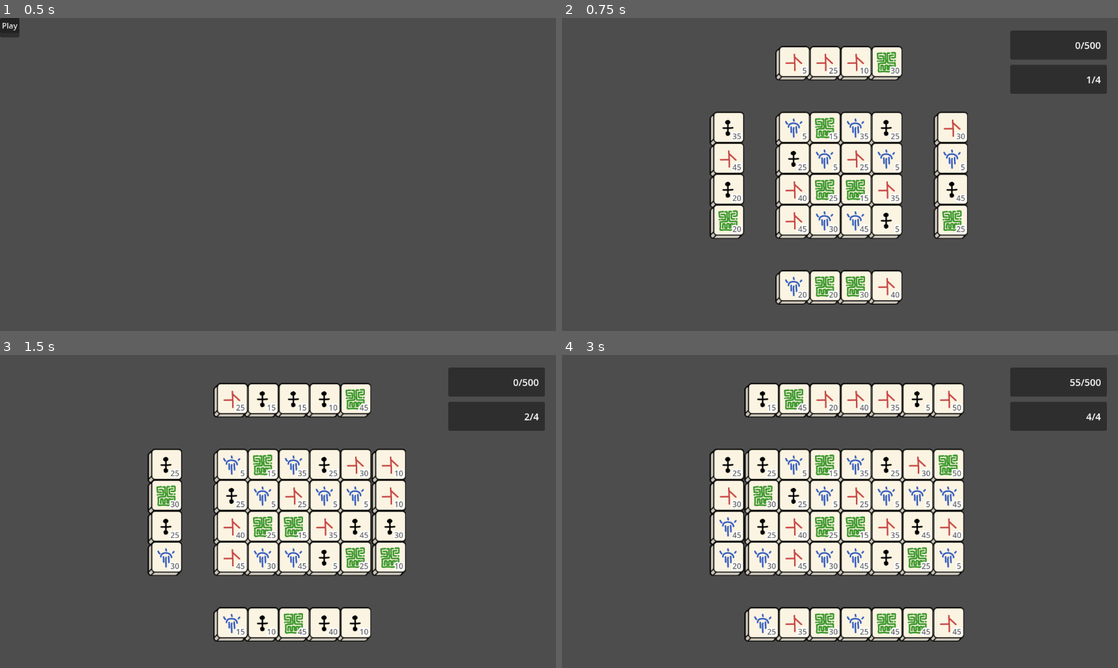
Above: before the commit, frames 1-4 (two rows, left to right).
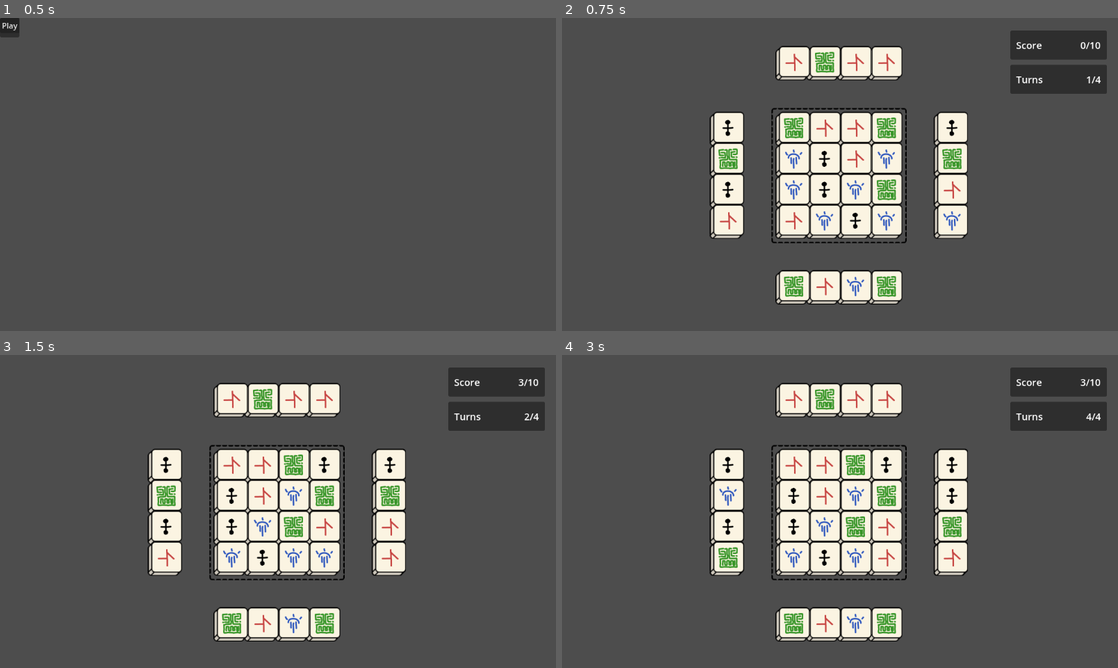
Above: after the commit, the same moments.

Repository: craigmjohnston/ld55
Game: Godot game, scene res://scenes/main.tscn
Same seed, same stepped clock (60 frames per second), same inputs: the game is played once before the commit and once after it.
Inputs:
- Up to frame 1 (0.5 s): no input
- Up to frame 2 (0.75 s): click "Play" at 0.5 s
- Up to frame 3 (1.5 s): tap Enter at 1.25 s; hold Right (right_upnext) from 1.28 s (still down); hold Space (new_tile) from 1.28 s (still down)
- Up to frame 4 (3 s): release Right (right_upnext) at 2.03 s; release Space (new_tile) at 2.03 s; hold Left (left_upnext) 2.03-2.78 s; tap Space (new_tile) at 2.1 s; tap Enter at 2.75 s; hold Right (right_upnext) from 2.78 s (still down); hold Space (new_tile) from 2.78 s (still down)

Frame 1 is identical in both runs. In frame 2, 5.4% of the frame differs, in the area x 28-97%, y 7-90%; in frame 3, 7.9%; in frame 4, 14%, in the area x 28-97%, y 7-92%.

Commit message:
Simplified gameplay

Diff:
--- a/prefabs/tile.tscn
+++ b/prefabs/tile.tscn
@@ -31,6 +31,7 @@
 texture = ExtResource("3_wag5s")
 
 [node name="Label" type="Label" parent="."]
+visible = false
 offset_left = -12.0
 offset_top = 5.0
 offset_right = 28.0
--- a/scenes/game.tscn
+++ b/scenes/game.tscn
@@ -1,7 +1,8 @@
-[gd_scene load_steps=3 format=3 uid="uid://difl85lx3ufmj"]
+[gd_scene load_steps=4 format=3 uid="uid://difl85lx3ufmj"]
 
 [ext_resource type="Script" path="res://scripts/Board.gd" id="1_5ruee"]
 [ext_resource type="PackedScene" uid="uid://d26auvxl1bkiw" path="res://prefabs/tile.tscn" id="2_quhus"]
+[ext_resource type="Texture2D" uid="uid://8bm53lry53kp" path="res://assets/sprites/border.png" id="3_2a31h"]
 
 [node name="GameScene" type="Node"]
 
@@ -9,32 +10,36 @@
 position = Vector2(2.08165e-12, 2.08165e-12)
 script = ExtResource("1_5ruee")
 tile_scn = ExtResource("2_quhus")
-max_dimensions = Vector2i(8, 8)
+max_dimensions = Vector2i(4, 4)
 tile_size = Vector2(64, 64)
 
+[node name="Sprite2D" type="Sprite2D" parent="Board"]
+position = Vector2(94, 98)
+texture = ExtResource("3_2a31h")
+
 [node name="UpNextLeft" type="Node2D" parent="."]
-position = Vector2(-264, 2.08165e-12)
+position = Vector2(-264, -128)
 script = ExtResource("1_5ruee")
 tile_scn = ExtResource("2_quhus")
 max_dimensions = Vector2i(1, 10)
 tile_size = Vector2(128, 128)
 
 [node name="UpNextRight" type="Node2D" parent="."]
-position = Vector2(200, 2.08165e-12)
+position = Vector2(200, -128)
 script = ExtResource("1_5ruee")
 tile_scn = ExtResource("2_quhus")
 max_dimensions = Vector2i(1, 10)
 tile_size = Vector2(128, 128)
 
 [node name="UpNextTop" type="Node2D" parent="."]
-position = Vector2(2.08165e-12, -264)
+position = Vector2(2.08165e-12, -136)
 script = ExtResource("1_5ruee")
 tile_scn = ExtResource("2_quhus")
 max_dimensions = Vector2i(10, 1)
 tile_size = Vector2(128, 128)
 
 [node name="UpNextBottom" type="Node2D" parent="."]
-position = Vector2(2.08165e-12, 200)
+position = Vector2(2.08165e-12, 328)
 script = ExtResource("1_5ruee")
 tile_scn = ExtResource("2_quhus")
 max_dimensions = Vector2i(10, 1)
--- a/scenes/gameplay.tscn
+++ b/scenes/gameplay.tscn
@@ -6,11 +6,11 @@
 
 [sub_resource type="Resource" id="Resource_iqxxp"]
 script = ExtResource("2_kxu0u")
-target_score = 500
+target_score = 10
 
 [sub_resource type="Resource" id="Resource_m0jsd"]
 script = ExtResource("2_kxu0u")
-target_score = 750
+target_score = 15
 
 [sub_resource type="LabelSettings" id="LabelSettings_wvvlj"]
 font_size = 20
@@ -37,6 +37,16 @@
 offset_bottom = -238.0
 grow_horizontal = 0
 
+[node name="Label2" type="Label" parent="Score Panel"]
+layout_mode = 0
+offset_left = 12.0
+offset_top = 5.0
+offset_right = 188.0
+offset_bottom = 55.0
+text = "Score"
+label_settings = SubResource("LabelSettings_wvvlj")
+vertical_alignment = 1
+
 [node name="Label" type="Label" parent="Score Panel"]
 layout_mode = 0
 offset_left = 12.0
@@ -58,6 +68,16 @@
 offset_bottom = -167.0
 grow_horizontal = 0
 
+[node name="Label2" type="Label" parent="Turns Panel"]
+layout_mode = 0
+offset_left = 12.0
+offset_top = 5.0
+offset_right = 188.0
+offset_bottom = 55.0
+text = "Turns"
+label_settings = SubResource("LabelSettings_wvvlj")
+vertical_alignment = 1
+
 [node name="Label" type="Label" parent="Turns Panel"]
 layout_mode = 0
 offset_left = 12.0
--- a/scripts/Board.gd
+++ b/scripts/Board.gd
@@ -7,33 +7,18 @@
 @export var tile_size: Vector2
 
 var tiles: Array
+var tile_nodes: Array
 var dimensions: Vector2i
-
-var left_count: int
-var right_count: int
-var top_count: int
-var bottom_count: int
 
 var enabled: bool = true
 var init: bool = false
 
-enum SIDE { LEFT, RIGHT, TOP, BOTTOM }
+enum SIDE { LEFT, RIGHT, TOP, BOTTOM, NONE }
 
 func disable():
 	enabled = false
 	for child in get_children():
 		child.queue_free()
-
-func is_full(side: SIDE):
-	match side:
-		SIDE.LEFT:
-			return left_count >= max_dimensions.x/2 + 1
-		SIDE.RIGHT:
-			return right_count >= max_dimensions.x/2
-		SIDE.TOP:
-			return top_count >= max_dimensions.y/2 + 1
-		SIDE.BOTTOM:
-			return bottom_count >= max_dimensions.y/2
 
 func set_tiles(tiles: Array):
 	dimensions = Vector2i(tiles.size(), tiles[0].size())
@@ -42,29 +27,27 @@
 		init_board()
 
 	for x in dimensions.x:
-		x = -left_count+x+1
 		for y in dimensions.y:
-			y = -top_count+y+1
 			var stats = tiles[x][y]
-			new_tile(stats, x, y)
+			var t = new_tile(stats, x, y)
 			self.tiles[x][y] = stats
+			tile_nodes[x][y] = t
 
 func init_board():
 	# intialise the tile array
 	self.tiles = []
 	self.tiles.resize(max_dimensions.x)
+	tile_nodes = []
+	tile_nodes.resize(max_dimensions.x)
 	for x in max_dimensions.x:
 		self.tiles[x] = []
 		self.tiles[x].resize(max_dimensions.y)
-
-	left_count = dimensions.x/2+1
-	top_count = dimensions.y/2+1
-	right_count = dimensions.x/2
-	bottom_count = dimensions.y/2
+		tile_nodes[x] = []
+		tile_nodes[x].resize(max_dimensions.y)
 
 	init = true
 
-	position += tile_size / 2
+	position -= (tiles.size()/2-0.5)*tile_size
 
 func new_tile(stats: TileStats, x: int, y: int):
 	var i = tile_scn.instantiate()
@@ -75,18 +58,33 @@
 	add_child(i)
 	return i
 
-func add_row(tiles: Array[TileStats], at_end: bool):
-	var y = bottom_count if at_end else -top_count
+func update_tiles():
 	for x in tiles.size():
-		var off = -left_count+x+1
-		if tiles[off] == null: continue
-		new_tile(tiles[off], off, y)
-		self.tiles[off][y] = tiles[off]
-	if at_end:
-		bottom_count += 1
-	else:
-		top_count += 1
-	dimensions.y += 1
+		for y in tiles[x].size():
+			var tile = tiles[x][y]
+			tile_nodes[x][y].set_stats(tile.suit, tile.value)
+
+func duplicate_tiles_array():
+	var out = []
+	for x in tiles.size():
+		out.append([])
+		for y in tiles[x].size():
+			out[x].append(tiles[x][y])
+
+func add_row(row: Array[TileStats], at_end: bool):
+	var out = []
+	out.resize(tiles.size())
+	var offset = 1 if at_end else -1
+	for x in tiles.size():
+		out[x] = []
+		out[x].resize(tiles[x].size())
+		for y in tiles[x].size():
+			if !at_end && y == 0 || at_end && y == tiles[x].size() - 1:
+				out[x][y] = row[x]
+				continue
+			out[x][y] = tiles[x][y+offset]
+	tiles = out
+	update_tiles()
 
 func get_row(index: int):
 	var out: Array[TileStats] = []
@@ -96,18 +94,21 @@
 		out[x] = tiles[x][index]
 	return out
 
-func add_column(tiles: Array[TileStats], at_end: bool):
-	var x = right_count if at_end else -left_count
-	for y in tiles.size():
-		var off = -top_count+y+1
-		if tiles[off] == null: continue
-		new_tile(tiles[off], x, off)
-		self.tiles[x][off] = tiles[off]
-	if at_end:
-		right_count += 1
-	else:
-		left_count += 1
-	dimensions.x += 1
+func add_column(col: Array[TileStats], at_end: bool):
+	var out = []
+	out.resize(tiles.size())
+	var offset = 1 if at_end else -1
+	for x in tiles.size():
+		out[x] = []
+		out[x].resize(tiles[x].size())
+		for y in tiles[x].size():
+			if !at_end && x == 0 || at_end && x == tiles.size() - 1:
+				out[x][y] = col[y]
+				continue
+			out[x][y] = tiles[x+offset][y]
+	tiles = out
+	update_tiles()
+	pass
 
 func get_column(index: int):
 	var out: Array[TileStats] = []
@@ -130,16 +131,17 @@
 	return out
 
 func calculate_score():
-	var arr = build_offset_array()
-	var connected = find_connected(arr)
+	#var arr = build_offset_array()
+	var connected = find_connected(tiles)
 	var valid = []
 	for run in connected:
 		if run.size() >= 3:
 			valid.append(run)
 	var score = 0
 	for run in valid:
-		for pos in run:
-			score += arr[pos.x][pos.y].value
+		score += run.size()
+		#for pos in run:
+			#score += arr[pos.x][pos.y].value
 	return score
 
 func find_connected(arr: Array):
--- a/scripts/Game Manager.gd
+++ b/scripts/Game Manager.gd
@@ -23,6 +23,8 @@
 var current_level_index: int
 var current_level: Level
 
+var chosen_direction: Board.SIDE = Board.SIDE.NONE
+
 # At the start of the game we generate the board
 # And every turn we generate the UpNext boards
 # The "length" (depending on orientation) of the UpNexts matches the board
@@ -45,24 +47,28 @@
 		if !upnext_right.enabled:
 			return
 		var upnext = upnext_right.get_column(0)
+		chosen_direction = Board.SIDE.RIGHT
 		board.add_column(upnext, true)
 		end_turn()
 	if event.is_action_pressed("left_upnext"):
 		if !upnext_left.enabled:
 			return
 		var upnext = upnext_left.get_column(0)
+		chosen_direction = Board.SIDE.LEFT
 		board.add_column(upnext, false)
 		end_turn()
 	if event.is_action_pressed("top_upnext"):
 		if !upnext_top.enabled:
 			return
 		var upnext = upnext_top.get_row(0)
+		chosen_direction = Board.SIDE.TOP
 		board.add_row(upnext, false)
 		end_turn()
 	if event.is_action_pressed("bottom_upnext"):
 		if !upnext_bottom.enabled:
 			return
 		var upnext = upnext_bottom.get_row(0)
+		chosen_direction = Board.SIDE.BOTTOM
 		board.add_row(upnext, true)
 		end_turn()
 
@@ -83,7 +89,7 @@
 	upnext_bottom = current_game_scene.get_node("UpNextBottom")
 
 	# generate the main board
-	var tiles = generate_tiles(4, 4)
+	var tiles = generate_tiles(board.max_dimensions.x, board.max_dimensions.y)
 	board.set_tiles(tiles)
 
 	upnext_left.max_dimensions = Vector2i(1, board.max_dimensions.y)
@@ -103,47 +109,35 @@
 func start_turn():
 	var tiles: Array
 
-	upnext_left.top_count = board.top_count
-	upnext_left.bottom_count = board.bottom_count
-
-	upnext_right.top_count = board.top_count
-	upnext_right.bottom_count = board.bottom_count
-
-	upnext_top.left_count = board.left_count
-	upnext_top.right_count = board.right_count
-
-	upnext_bottom.left_count = board.left_count
-	upnext_bottom.right_count = board.right_count
-
 	# upnext - right
-	if upnext_right.enabled:
+	if upnext_right.enabled && chosen_direction == Board.SIDE.RIGHT || chosen_direction == Board.SIDE.NONE:
 		tiles = generate_tiles(1, board.dimensions.y)
 		upnext_right.set_tiles(tiles)
 
 	# upnext - left
-	if upnext_left.enabled:
+	if upnext_left.enabled && chosen_direction == Board.SIDE.LEFT || chosen_direction == Board.SIDE.NONE:
 		tiles = generate_tiles(1, board.dimensions.y)
 		upnext_left.set_tiles(tiles)
 
 	# upnext - top
-	if upnext_top.enabled:
+	if upnext_top.enabled && chosen_direction == Board.SIDE.TOP || chosen_direction == Board.SIDE.NONE:
 		tiles = generate_tiles(board.dimensions.x, 1)
 		upnext_top.set_tiles(tiles)
 
 	# upnext - bottom
-	if upnext_bottom.enabled:
+	if upnext_bottom.enabled && chosen_direction == Board.SIDE.BOTTOM || chosen_direction == Board.SIDE.NONE:
 		tiles = generate_tiles(board.dimensions.x, 1)
 		upnext_bottom.set_tiles(tiles)
 
 func end_turn():
-	if upnext_left.enabled && board.is_full(Board.SIDE.LEFT):
-		upnext_left.disable()
-	if upnext_right.enabled && board.is_full(Board.SIDE.RIGHT):
-		upnext_right.disable()
-	if upnext_top.enabled && board.is_full(Board.SIDE.TOP):
-		upnext_top.disable()
-	if upnext_bottom.enabled && board.is_full(Board.SIDE.BOTTOM):
-		upnext_bottom.disable()
+	#if upnext_left.enabled && board.is_full(Board.SIDE.LEFT):
+		#upnext_left.disable()
+	#if upnext_right.enabled && board.is_full(Board.SIDE.RIGHT):
+		#upnext_right.disable()
+	#if upnext_top.enabled && board.is_full(Board.SIDE.TOP):
+		#upnext_top.disable()
+	#if upnext_bottom.enabled && board.is_full(Board.SIDE.BOTTOM):
+		#upnext_bottom.disable()
 
 	var score = board.calculate_score()
 	score_label.text = str(score) + "/" + str(current_level.target_score)
--- a/scripts/Tile.gd
+++ b/scripts/Tile.gd
@@ -32,3 +32,9 @@
 	var sprite_size = texture_size.x
 	var ratio = desired_size.x / sprite_size
 	scale = Vector2(ratio, ratio)
+
+func fade_out():
+	pass
+
+func animate_translate(pos: Vector2):
+	pass
Binary file added: assets/sprites/arrow.png
Not shown, added: assets/sprites/arrow.png.import
Binary file added: assets/sprites/border.png
Not shown, added: assets/sprites/border.png.import
